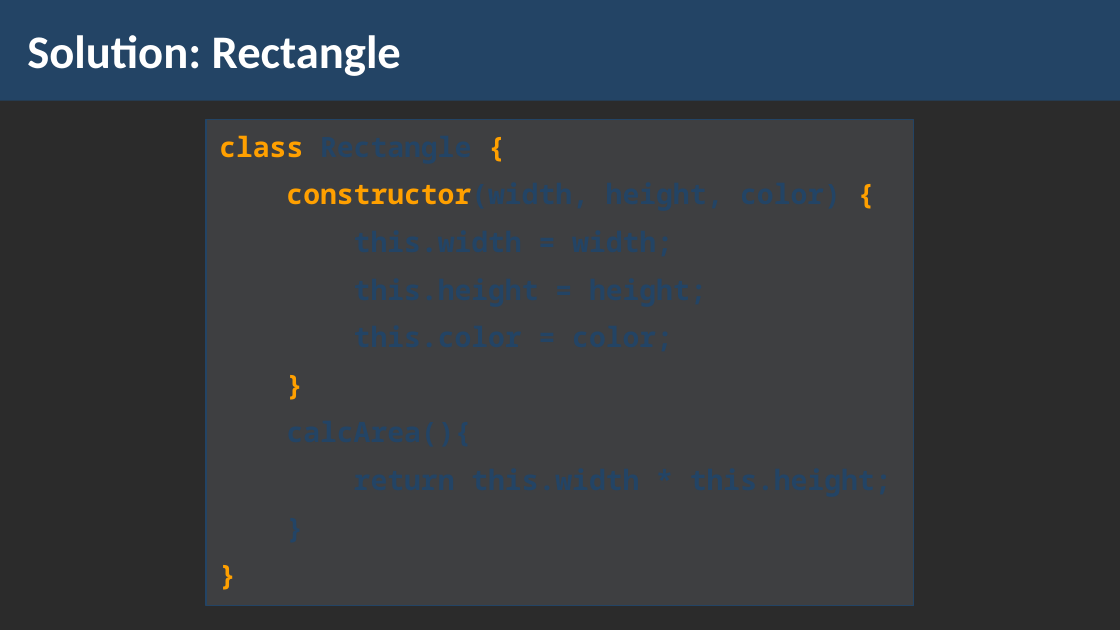
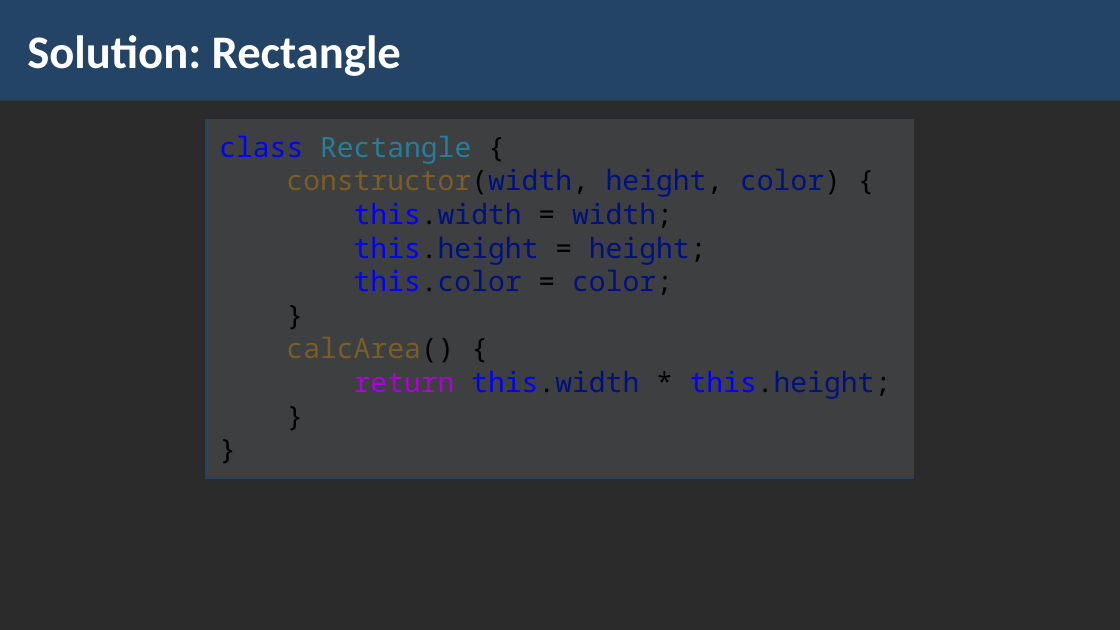
Before and after one commit to ErayErol/Software-University-Courses, a slide deck: slide 10 of JS Advanced - 2019.09.16/07. Classes/LAB/JS-Advanced-JS-Classes.pptx. Drawn at 1120x630 pixels with LibreOffice and Linux fonts; fonts in the diff are those of the drawing; background and template pictures are left out; a plain dark background stands for a picture behind light text. Boxes give left, top, right and bottom in pixels: in the first picture for what was removed or moved away, otherwise in the second. Text is boxed around its words. In the diff, an @@ line names an element or a change of style, - is before the commit and + after.

```diff
--- a/JS Advanced - 2019.09.16/07. Classes/LAB/JS-Advanced-JS-Classes.pptx
+++ b/JS Advanced - 2019.09.16/07. Classes/LAB/JS-Advanced-JS-Classes.pptx
@@ rectangle "class Rectangle {": place and size @@
-rectangle "class Rectangle {" at <box>206,119,914,606</box>
+rectangle "class Rectangle {" at <box>206,119,914,479</box>
@@ text in rectangle at <box>219,135,892,399</box>: text colour #FFA000 to #0000FF in "class"; text colour #234465 to #267F99 in "Rectangle"; text colour #FFA000 to #000000 in "{", "{", "}", "}"; bold off; text colour #FFA000 to #795E26 in "constructor(width,"; text colour #234465 to #000000 in "constructor(width, height, color)", "this.width = width;", "this.height = height;", "this.color = color;" and 2 more places; text colour #234465 to #001080 in "constructor(width, height, color)", "this.width width;", "this.height height;", "this.color color;" and 1 more places; text colour #234465 to #0000FF in "this.width", "this.height", "this.color", "this.width this.height;"; text colour #234465 to #AF00DB in "return"; less space between paragraphs @@
@@ text in rectangle at <box>286,337,454,362</box>: text changed; text colour #234465 to #795E26; bold off @@
-calcArea(){
+calcArea() {
```
Also in this commit, not shown: 22 other slides changed, 3 slides removed, 8 other files.
